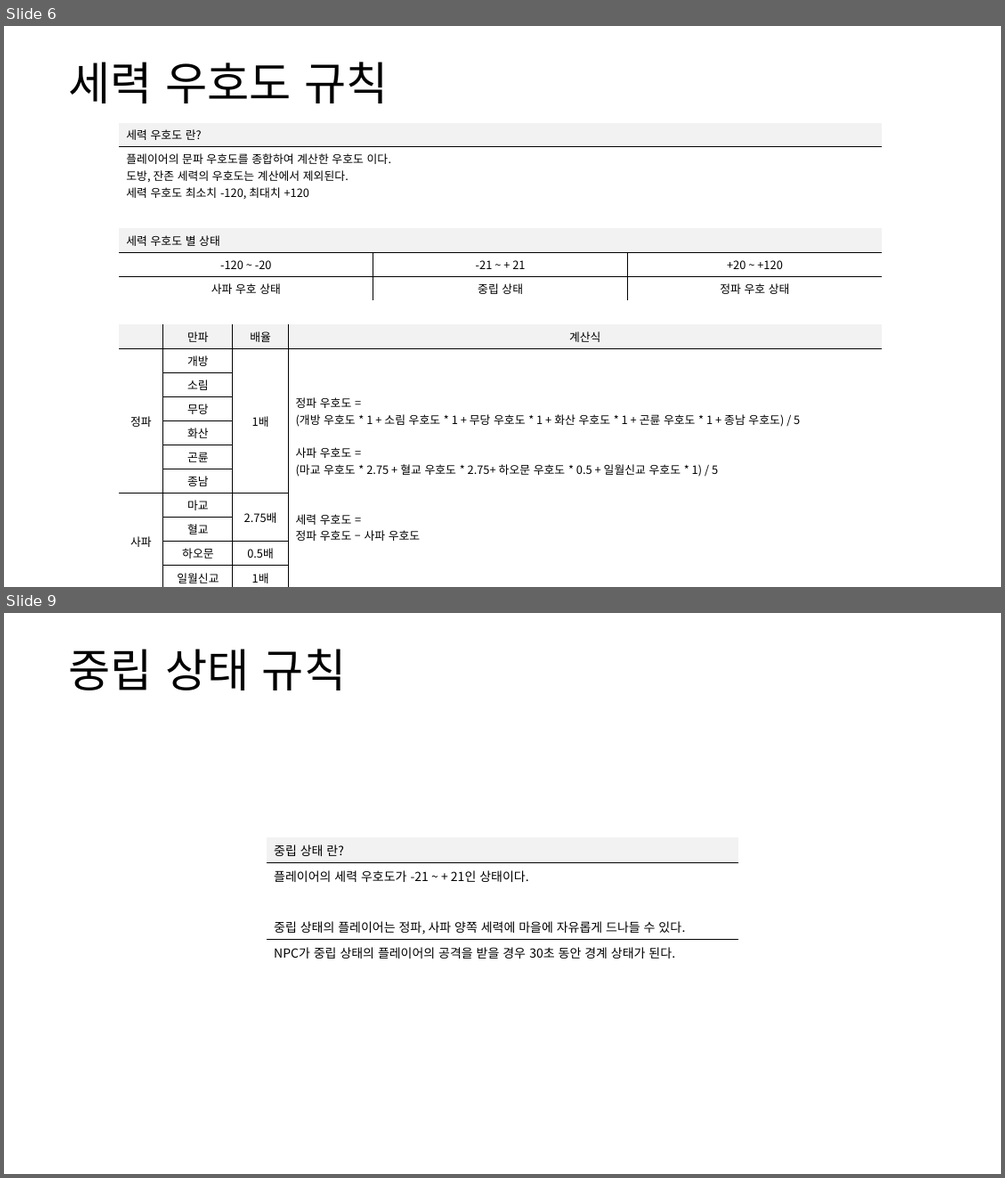
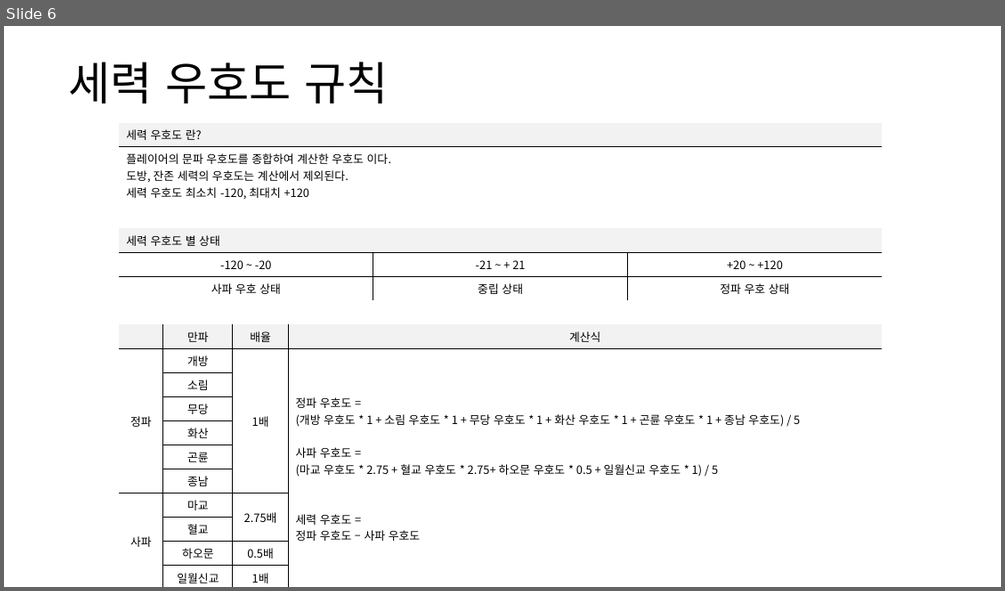
Before and after one commit to yjk0401/unityenginebasic_9th, a slide deck: 기획/방랑엽사전/세력 시스템 기획서.pptx. Shown one above the other, each under a label of ours: slides 6 and 9 before the commit, slide 6 after it; the slides between them are not shown. The pictures are 1005x1178 and 1005x591 pixels, drawn with LibreOffice and Linux fonts; fonts in the diff are those of the drawing. Boxes give left, top, right and bottom in pixels: in the first picture for what was removed or moved away, otherwise in the second. Text is boxed around its words. In the diff, an @@ line names an element or a change of style, - is before the commit and + after.

```diff
--- a/기획/방랑엽사전/세력 시스템 기획서.pptx
+++ b/기획/방랑엽사전/세력 시스템 기획서.pptx
@@ slide 9 removed at [4,613,1001,1174], background #FFFFFF @@
@@ text removed at [68,649,346,690] @@
-중립 상태 규칙
@@ table removed at [267,837,738,962], 5 rows, 1 columns @@
-중립 상태 란?
-플레이어의 세력 우호도가 -21 ~ + 21인 상태이다.
-
-중립 상태의 플레이어는 정파, 사파 양쪽 세력에 마을에 자유롭게 드나들 수 있다.
-NPC가 중립 상태의 플레이어의 공격을 받을 경우 30초 동안 경계 상태가 된다.
```
Also in this commit, not shown: 5 slides changed, 1 slide added, 1 other slide removed, 1 other file.
